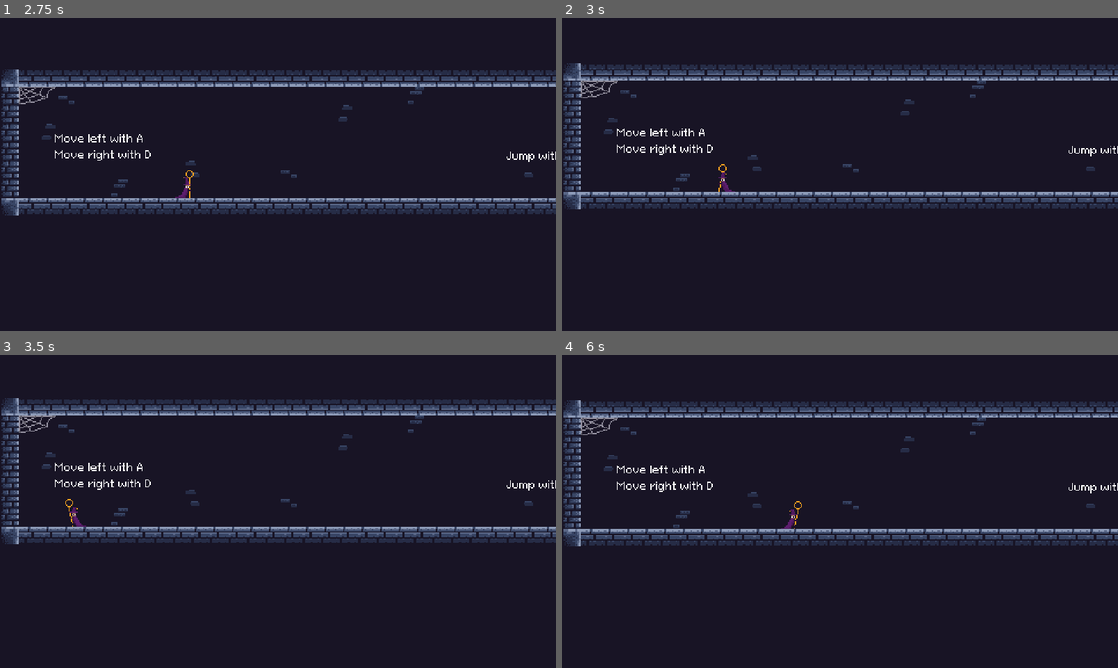
Above: before the commit, frames 1-4 (two rows, left to right).
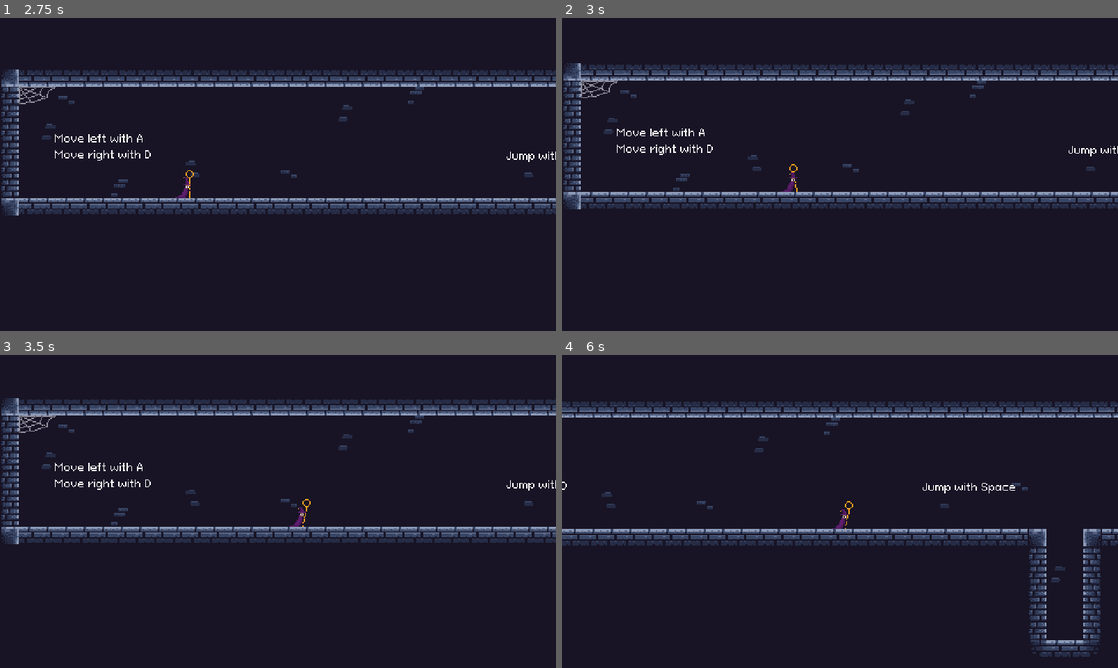
Above: after the commit, the same moments.

Repository: Orama-Interactive/Bubble-Wizard
Game: Godot game, scene res://src/logo_splash.tscn
Same seed, same stepped clock (60 frames per second), same inputs: the game is played once before the commit and once after it.
Inputs (mouse positions are in pixels of both pictures, inside the frame that each line leads up to):
- Up to frame 1 (2.75 s): tap Enter at 0.5 s; move the mouse to (400, 158) at 0.52 s; hold D (right) 0.53-1.25 s; hold Ctrl (ctrl) 0.53-1.25 s; tap Space (jump) at 0.77, 2.27 s; click (400, 158) at 0.8 s; click "Play" at 1.25 s; move the mouse to (166, 190) at 2.02 s; hold D (right) from 2.03 s (still down); click (166, 190) at 2.1 s; tap Ctrl (ctrl) at 2.3 s
- Up to frame 2 (3 s): move the mouse to (895, 105) at 2.77 s; release D (right) at 2.78 s; press the mouse at (895, 105) at 2.78 s; hold A (left) from 2.78 s (still down); tap Q (charge_bubble) at 2.85 s
- Up to frame 3 (3.5 s): keep holding A (left)
- Up to frame 4 (6 s): move the mouse to (812, 574) at 3.52 s; release A (left) at 3.53 s; release the mouse at (812, 574) at 3.53 s; hold D (right) 3.53-5.03 s; tap Ctrl (ctrl) at 3.6, 5.1 s; click (812, 574) at 3.67 s; tap Space (jump) at 3.77, 4.52, 5.27 s; move the mouse to (1006, 558) at 4.27 s; press the mouse at (1006, 558) at 4.28 s; move the mouse to (673, 464) at 5.02 s; release the mouse at (673, 464) at 5.03 s; hold A (left) 5.03-5.78 s; click (673, 464) at 5.17 s; move the mouse to (867, 511) at 5.77 s; press the mouse at (867, 511) at 5.78 s; hold D (right) from 5.78 s (still down)

Frame 1 is identical in both runs. In frame 2, 0.1% of the frame differs, in the area x 28-43%, y 46-56%; in frame 3, 0.2%; in frame 4, 7.9%, in the area x 0-100%, y 14-97%.

Commit message:
The game is now fully playable with just the mouse

Diff:
--- a/project.godot
+++ b/project.godot
@@ -80,6 +80,7 @@
 "events": [Object(InputEventKey,"resource_local_to_scene":false,"resource_name":"","device":-1,"window_id":0,"alt_press …(191 unchanged characters)…
 , Object(InputEventJoypadButton,"resource_local_to_scene":false,"resource_name":"","device":-1,"button_index":0,"pressure":0.0,"pressed":false,"script":null)
 , Object(InputEventMouseButton,"resource_local_to_scene":false,"resource_name":"","device":-1,"window_id":0,"alt_presse …(248 unchanged characters)…
+, Object(InputEventMouseButton,"resource_local_to_scene":false,"resource_name":"","device":-1,"window_id":0,"alt_pressed":false,"shift_pressed":false,"ctrl_pressed":false,"meta_pressed":false,"button_mask":0,"position":Vector2(0, 0),"global_position":Vector2(0, 0),"factor":1.0,"button_index":8,"canceled":false,"pressed":false,"double_click":false,"script":null)
 ]
 }
 charge_bubble={
@@ -87,6 +88,7 @@
 "events": [Object(InputEventKey,"resource_local_to_scene":false,"resource_name":"","device":-1,"window_id":0,"alt_press …(192 unchanged characters)…
 , Object(InputEventKey,"resource_local_to_scene":false,"resource_name":"","device":-1,"window_id":0,"alt_pressed":false …(183 unchanged characters)…
 , Object(InputEventJoypadButton,"resource_local_to_scene":false,"resource_name":"","device":-1,"button_index":1,"pressure":0.0,"pressed":false,"script":null)
+, Object(InputEventMouseButton,"resource_local_to_scene":false,"resource_name":"","device":-1,"window_id":0,"alt_pressed":false,"shift_pressed":false,"ctrl_pressed":false,"meta_pressed":false,"button_mask":0,"position":Vector2(0, 0),"global_position":Vector2(0, 0),"factor":1.0,"button_index":3,"canceled":false,"pressed":false,"double_click":false,"script":null)
 , Object(InputEventMouseButton,"resource_local_to_scene":false,"resource_name":"","device":-1,"window_id":0,"alt_presse …(249 unchanged characters)…
 ]
 }
--- a/src/player.gd
+++ b/src/player.gd
@@ -22,6 +22,8 @@
 @export var bubble_charge_time := 0.6
 @export var bubble_terminal_velocity := 230.0
 @export var bubble_spawn_position_offset := 32
+@export_category("Input")
+@export var mouse_movement_radius := Vector2(64.0, 64.0)
 var can_move := true
 var can_jump := false
 var jump_pressed := false
@@ -135,6 +137,10 @@
 		return
 	_handle_horizontal_movement(bubble_speed, bubble_decelerate)
 	var direction_vert := Input.get_axis(&"up", &"down")
+	if Input.is_action_pressed(&"left_mouse"):
+		var mouse_pos := get_global_mouse_position()
+		var diff := mouse_pos.y - position.y
+		direction_vert = clampf(diff / mouse_movement_radius.y, -1.0, 1.0)
 	if not can_move:
 		direction_vert = 0.0
 	var gravity := get_gravity() * delta * bubble_gravity_scale
@@ -153,6 +159,10 @@
 
 func _handle_horizontal_movement(speed: float, deceleration: float) -> float:
 	var direction := Input.get_axis(&"left", &"right")
+	if Input.is_action_pressed(&"left_mouse"):
+		var mouse_pos := get_global_mouse_position()
+		var diff := mouse_pos.x - position.x
+		direction = clampf(diff / mouse_movement_radius.x, -1.0, 1.0)
 	if not can_move:
 		direction = 0.0
 	if direction:
